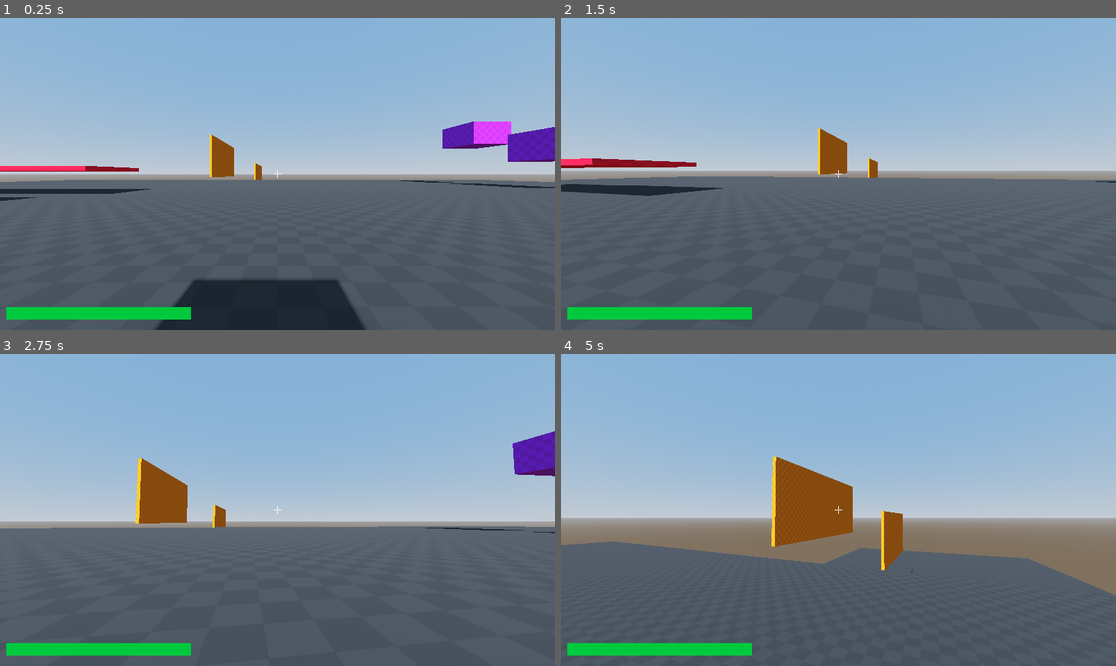
Above: before the commit, frames 1-4 (two rows, left to right).
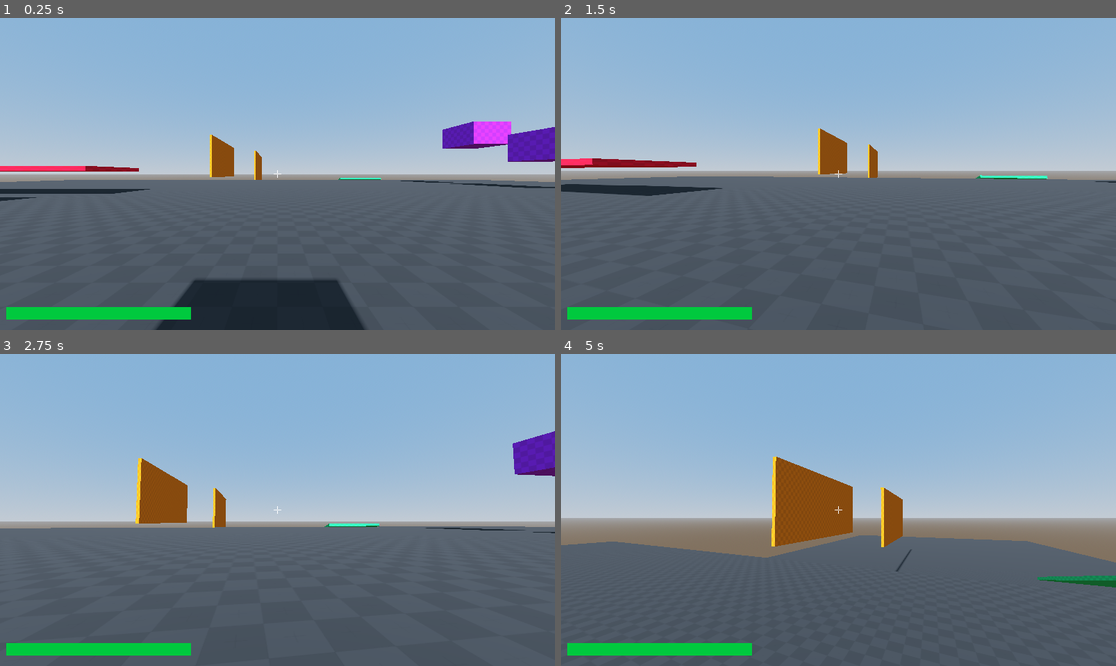
Above: after the commit, the same moments.

Repository: Lilhappy19/Karlson_remaster
Game: Godot game, scene res://scenes/main.tscn
Same seed, same stepped clock (60 frames per second), same inputs: the game is played once before the commit and once after it.
Inputs (mouse positions are in pixels of both pictures, inside the frame that each line leads up to):
- Up to frame 1 (0.25 s): no input
- Up to frame 2 (1.5 s): tap Enter at 0.5 s; move the mouse to (866, 174) at 0.52 s; press the mouse at (866, 174) at 0.53 s; hold W (Move_Forward) from 0.53 s (still down); tap Space (Move_Jump) at 0.77 s; move the mouse to (810, 174) at 1.27 s; release the mouse at (810, 174) at 1.28 s; click (810, 174) at 1.35 s
- Up to frame 3 (2.75 s): keep holding W (Move_Forward); tap Space (Move_Jump) at 1.52 s; move the mouse to (288, 503) at 2.02 s; hold C (Move_Crouch_Slide) from 2.03 s (still down); click (288, 503) at 2.3 s
- Up to frame 4 (5 s): keep holding W (Move_Forward); move the mouse to (832, 516) at 2.77 s; release C (Move_Crouch_Slide) at 2.78 s; tap Shift (Move_Sprint) at 2.85 s; tap Space (Move_Jump) at 3.02, 3.77, 4.52 s; click (832, 516) at 3.05 s; move the mouse to (877, 513) at 3.52 s; press the mouse at (877, 513) at 3.53 s; move the mouse to (794, 506) at 4.27 s; release the mouse at (794, 506) at 4.28 s; click (794, 506) at 4.35 s

The runs differ from the first frame. In frame 1, 0.1% of the frame differs, in the area x 45-69%, y 42-52%; in frame 2, 0.2%; in frame 3, 0.2%; in frame 4, 3.9%, in the area x 37-100%, y 42-78%.

Commit message:
fix: typo

Diff:
--- a/scenes/obstacles.tscn
+++ b/scenes/obstacles.tscn
@@ -44,6 +44,10 @@
 
 [sub_resource type="BoxMesh" id="BoxMesh_3g423"]
 size = Vector3(0.53, 11.16, 26.99)
+
+[sub_resource type="StandardMaterial3D" id="StandardMaterial3D_jei10"]
+albedo_texture = ExtResource("5_p7p8a")
+uv1_triplanar = true
 
 [node name="Obstacles" type="Node3D" unique_id=674403272]
 
@@ -95,7 +99,7 @@
 material = SubResource("StandardMaterial3D_a8y0u")
 
 [node name="Floor2" type="CSGMesh3D" parent="." unique_id=438303492]
-transform = Transform3D(1, 0, 0, 0, 1, 0, 0, 0, 1, 0, -19.042204, -136.18863)
+transform = Transform3D(1, 0, 0, 0, 1, 0, 0, 0, 1, 0, -9.183999, -136.18863)
 use_collision = true
 mesh = SubResource("BoxMesh_0wfyh")
 material = SubResource("StandardMaterial3D_sugp2")
@@ -107,7 +111,7 @@
 material = SubResource("StandardMaterial3D_jkv2x")
 
 [node name="wall2" type="CSGMesh3D" parent="." unique_id=307179584]
-transform = Transform3D(1, 0, 0, 0, 1, 0, 0, 0, 1, -8.020863, -0.08757782, -85.601204)
+transform = Transform3D(1, 0, 0, 0, 1, 0, 0, 0, 1, -8.020863, 4.3728447, -85.601204)
 use_collision = true
 mesh = SubResource("BoxMesh_3g423")
 material = SubResource("StandardMaterial3D_jkv2x")
@@ -117,3 +121,9 @@
 use_collision = true
 mesh = SubResource("BoxMesh_eb6dy")
 material = SubResource("StandardMaterial3D_jkv2x")
+
+[node name="wall3" type="CSGMesh3D" parent="." unique_id=908879136]
+transform = Transform3D(-4.371139e-08, 1, 0, -0.9659258, -4.222196e-08, 0.25881904, 0.25881904, 1.131334e-08, 0.9659258, 23.021536, -3.1150398, -69.44341)
+use_collision = true
+mesh = SubResource("BoxMesh_3g423")
+material = SubResource("StandardMaterial3D_jei10")
--- a/scenes/player.tscn
+++ b/scenes/player.tscn
@@ -77,7 +77,7 @@
 stretch_mode = 3
 
 [node name="GrabCast" type="RayCast3D" parent="Camera3D" unique_id=402958280]
-target_position = Vector3(0, 0, -3)
+target_position = Vector3(0, 0, -5)
 
 [node name="CrouchCollison" type="CollisionShape3D" parent="." unique_id=1717284330]
 transform = Transform3D(1, 0, 0, 0, 1, 0, 0, 0, 1, 0, -0.25, 0)
--- a/scripts/Player.gd
+++ b/scripts/Player.gd
@@ -2,7 +2,7 @@
 
 class_name Player
 
-var grabbable_groups : Array[String] = ["Box"]
+@export var grabbable_groups : Array[String] = ["Box"]
 
 @export var fall_off_amount : float = -3
 @export var health : float = 100
@@ -25,10 +25,11 @@
 @onready var ground_check_shape : ShapeCast3D = $ShapeCast3D
 @onready var camera : Camera3D = $Camera3D
 
+const original_gravity : int = 5
+const tilt_amount : float = 0.15
+
 var camera_target_pos : float = 0
 var camera_original_pos : float
-const original_gravity : int = 5
-const tilt_amount : float = 0.15
 
 var can_wall_jump : bool = true
 var mouse_lock : bool = true
@@ -97,12 +98,12 @@
 		linear_velocity.x = dir.x * speed * _delta
 
 func _drag():
-	var colider = grab_ray.get_collider()
+	var collider = grab_ray.get_collider()
 
 	if Input.is_action_just_pressed("Input_Left_Click"):
 		if grab_ray.is_colliding() :
 			for i in grabbable_groups:
-				if colider.is_in_group(i):
+				if collider.is_in_group(i):
 					grabbed_obj = grab_ray.get_collider()
 					obj_distance = camera.global_position.distance_to(grab_ray.get_collision_point())
 	if Input.is_action_pressed("Input_Left_Click") and grabbed_obj != null:
